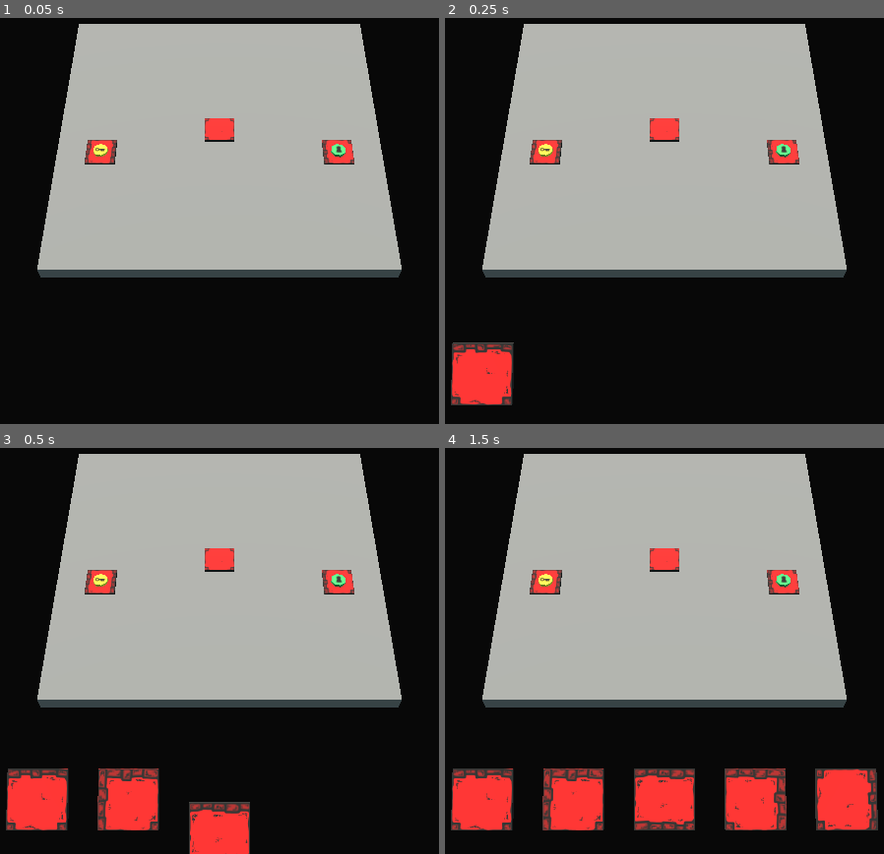
Above: before the commit, frames 1-4 (two rows, left to right).
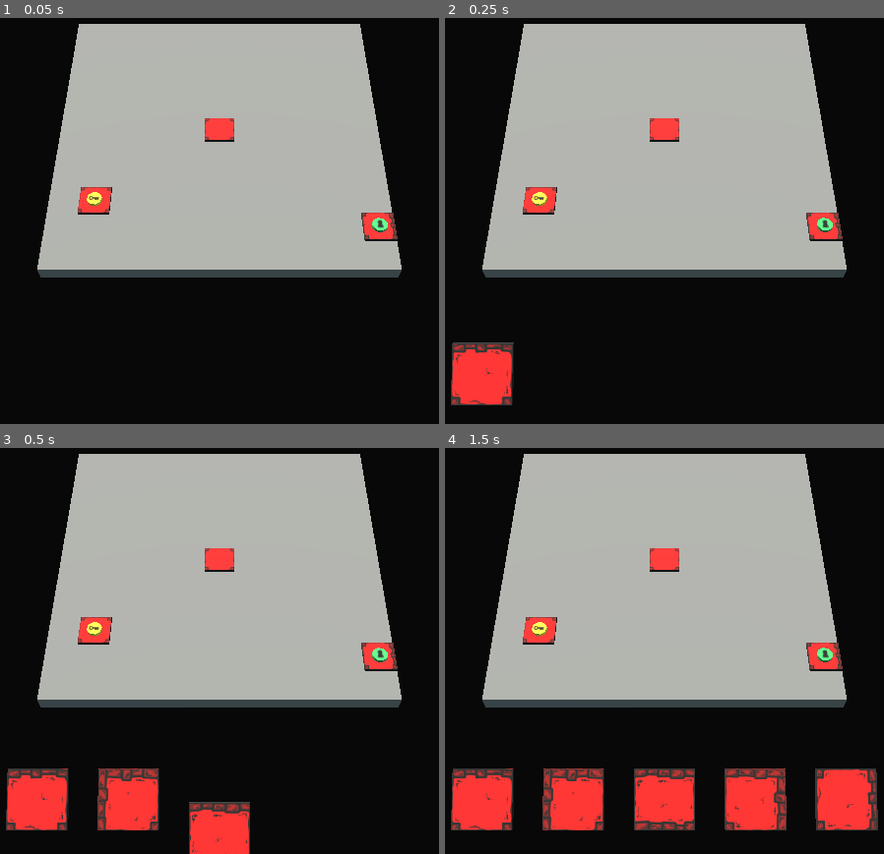
Above: after the commit, the same moments.

Repository: Cybierre-Koffee-Studio/GameOff2023
Game: Godot game, scene res://scenes/main.tscn
Two runs of this game, one before a commit and one after it. Both use one fixed random seed, a clock stepped at 60 frames per second and the inputs below.
Inputs (mouse positions are in pixels of both pictures, inside the frame that each line leads up to):
- Up to frame 1 (0.05 s): no input
- Up to frame 2 (0.25 s): no input
- Up to frame 3 (0.5 s): no input
- Up to frame 4 (1.5 s): tap Enter (ui_accept) at 0.5, 0.77, 1.25 s; move the mouse to (835, 610) at 0.52 s; hold D (AllerADroite) 0.53-1.28 s; tap R (rotate_tile) at 0.6 s; click (835, 610) at 0.67 s; move the mouse to (506, 655) at 1.27 s; hold Down (ui_down) from 1.28 s (still down); tap S (Reculer) at 1.35 s

The runs differ from the first frame. In frame 1, 1.8% of the frame differs, in the area x 17-91%, y 30-55%; in frame 2, 1.8%; in frame 3, 1.8%; in frame 4, 1.8%.

Commit message:
Ménage + début astargrid

Diff:
--- a/godot/scenes/board/board.gd
+++ b/godot/scenes/board/board.gd
@@ -30,9 +30,12 @@
     # ]
 ]
 
+var astar_grid : AStarGrid2D
+
 func _ready():
     $Mesh.scale = Vector3(GRID_SIZE, 0.5, GRID_SIZE)
     GRID_MAP.resize(GRID_SIZE)
+    init_astar_grid()
     for i in GRID_SIZE*GRID_SIZE:
         var tileSlot: Node3D = tileSlotScene.instantiate()
         var x = i/GRID_SIZE
@@ -54,13 +57,12 @@
             # aucun mur voisin
             0b0000
         ]
-
-    # placement de la tuile de départ
-    var startTile = tile_scene.instantiate()
-    startTile.init(Tile.TYPE.CENTER)
-    startTile.position = Vector3(0, 0.5, 0)
-    map_tile(GRID_SIZE/2, GRID_SIZE/2, [0b1111,0b0000])
-    add_child(startTile)
+        # Les emplacements vides sont des solides, le path finding
+        # ne trouve pas de chemin
+        astar_grid.set_point_solid(Vector2i(x*3, y*3), true)
+        astar_grid.set_point_solid(Vector2i(x*3, y*3), true)
+
+    place_starting_tile()
 
     # on détermine les limites des zones périphériques du plateau
     # pour chaque zone le tableau contient dans l'ordre :
@@ -85,7 +87,26 @@
     var randomPosition = randi_range(0, 3)
     var keyTileZone = randomPosition
     var exitTileZone = (randomPosition + 2) % 4
-
+    place_key_tile(zones, keyTileZone)
+    place_exit_tile(zones, exitTileZone)
+
+func init_astar_grid():
+    astar_grid = AStarGrid2D.new()
+    astar_grid.default_compute_heuristic = AStarGrid2D.HEURISTIC_MANHATTAN
+    astar_grid.default_estimate_heuristic = AStarGrid2D.HEURISTIC_MANHATTAN
+    astar_grid.diagonal_mode = AStarGrid2D.DIAGONAL_MODE_NEVER
+    astar_grid.region = Rect2i(0, 0, GRID_SIZE*3, GRID_SIZE*3)
+    astar_grid.update()
+
+func place_starting_tile():
+    # placement de la tuile de départ
+    var startTile = tile_scene.instantiate()
+    startTile.init(Tile.TYPE.CENTER)
+    startTile.position = Vector3(0, 0.5, 0)
+    map_tile(GRID_SIZE/2, GRID_SIZE/2, [0b1111,0b0000])
+    add_child(startTile)
+
+func place_key_tile(zones, keyTileZone):
     # placement de la tuile clé
     var keyTile = tile_scene.instantiate()
     var keyTileX = randi_range(zones[keyTileZone][0].x, zones[keyTileZone][1].x)
@@ -105,6 +126,7 @@
     keyToken.position = Vector3(keyTile.position.x, keyTile.position.y + 0.1, keyTile.position.z)
     add_child(keyToken)
 
+func place_exit_tile(zones, exitTileZone):
     # placement de la tuile sortie
     var exitTile = tile_scene.instantiate()
     var exitTileX = randi_range(zones[exitTileZone][0].x , zones[exitTileZone][1].x)
@@ -157,10 +179,6 @@
         GRID_MAP[x-1][y][1] = GRID_MAP[x-1][y][1] | ((tileData[0] & 0b0001) << 2)
         # murs
         GRID_MAP[x-1][y][2] = GRID_MAP[x-1][y][2] | ((tileData[1] & 0b0001) << 2)
-
-#func _unhandled_input(_event):
-#    if Input.is_action_just_pressed("rotate_tile") && GlobalVars.selected_tile && GlobalVars.selected_tile_copy != null && GlobalVars.selected_tile.can_rotate && GlobalVars.selected_tile_copy.can_rotate:
-#        rotate_tile()
 
 # permet de vérifier si une tuile (tile) peut être placée à un emplacement (x, y)
 # en fonction de ce qu'il y a autour dudit emplacement
